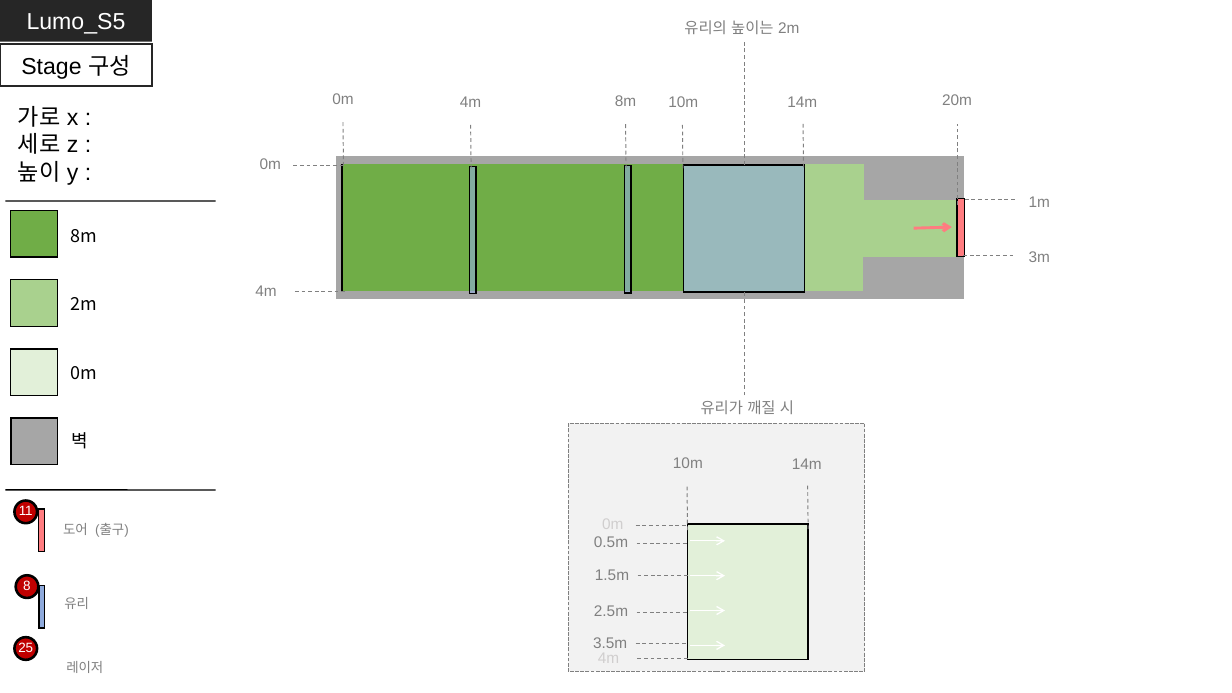
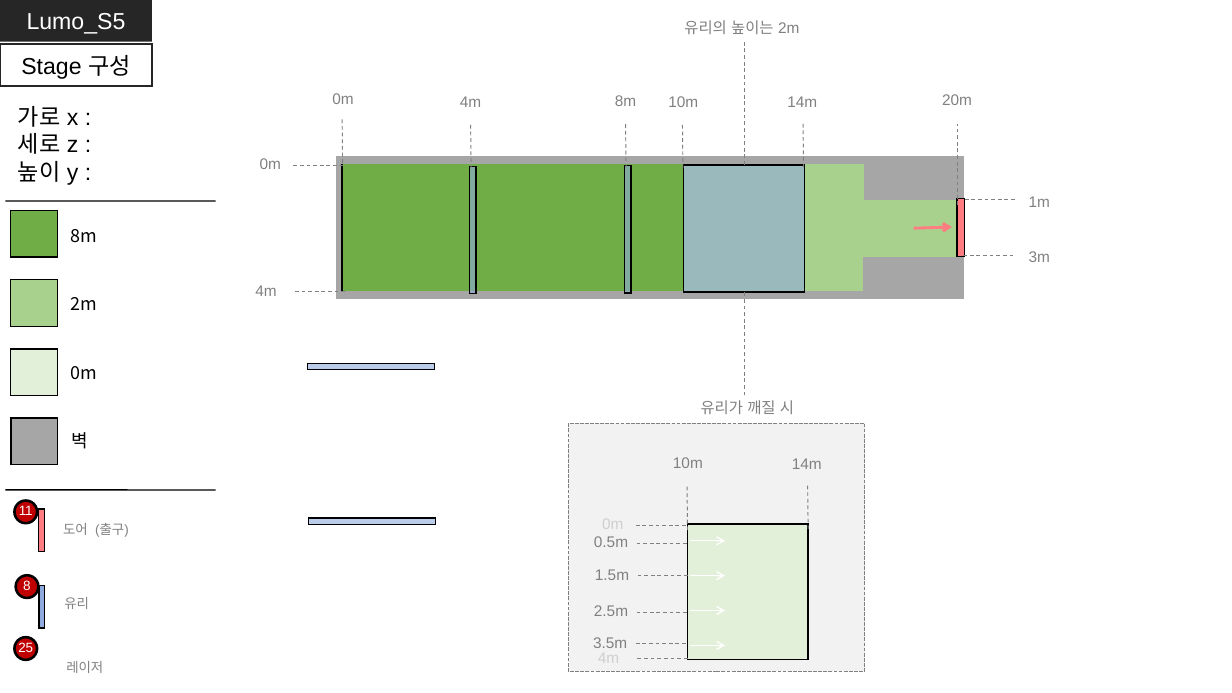
Before and after one commit to GGMGangsterHamster/GangsterHamster, a slide deck: slide 7 of Documents/Lumo_Stage - Nam.pptx. Drawn at 1232x693 pixels with LibreOffice and Linux fonts; fonts in the diff are those of the drawing. Boxes give left, top, right and bottom in pixels: in the first picture for what was removed or moved away, otherwise in the second. Text is boxed around its words. In the diff, an @@ line names an element or a change of style, - is before the commit and + after.

```diff
--- a/Documents/Lumo_Stage - Nam.pptx
+++ b/Documents/Lumo_Stage - Nam.pptx
@@ rectangle added at (x1=307, y1=364, x2=435, y2=370), fill #8FAADC at 60% opacity, outline #000000 1 pt @@
@@ rectangle added at (x1=308, y1=518, x2=436, y2=525), fill #8FAADC at 60% opacity, outline #000000 1 pt @@
```
Also in this commit, not shown: 5 other slides changed, 4 slides added, 4 slides removed, 1 other file.
